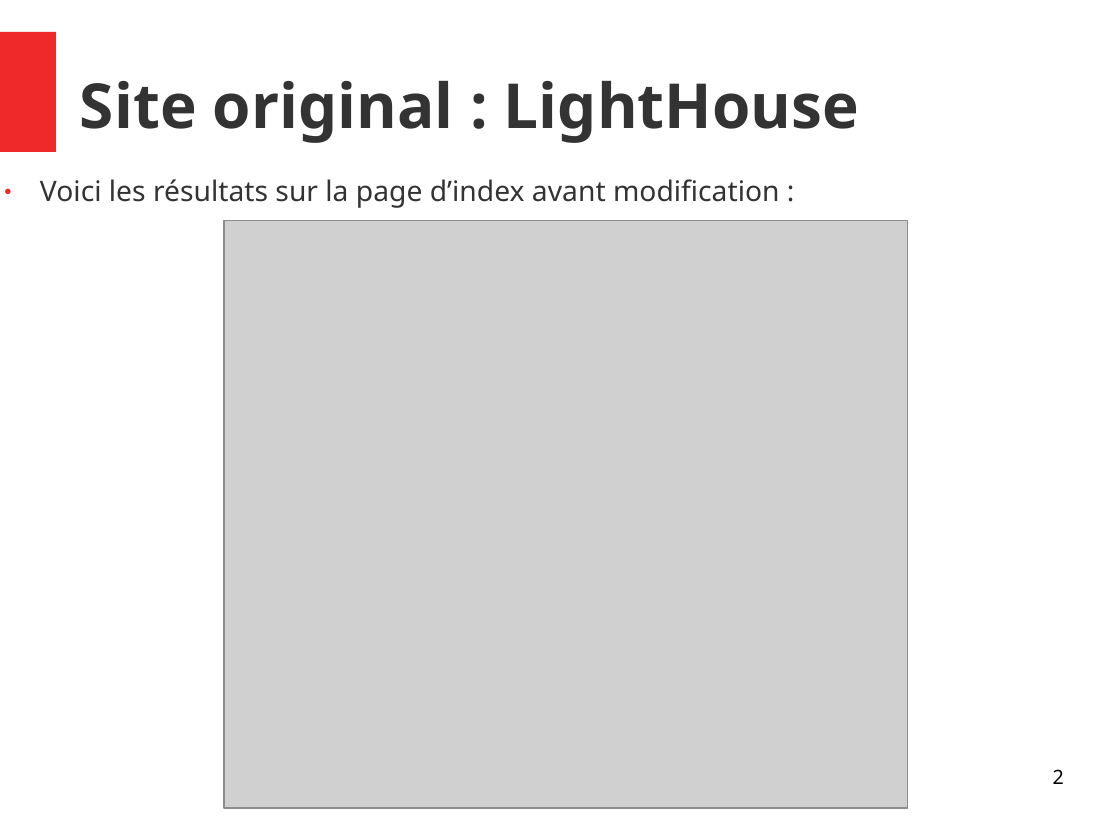
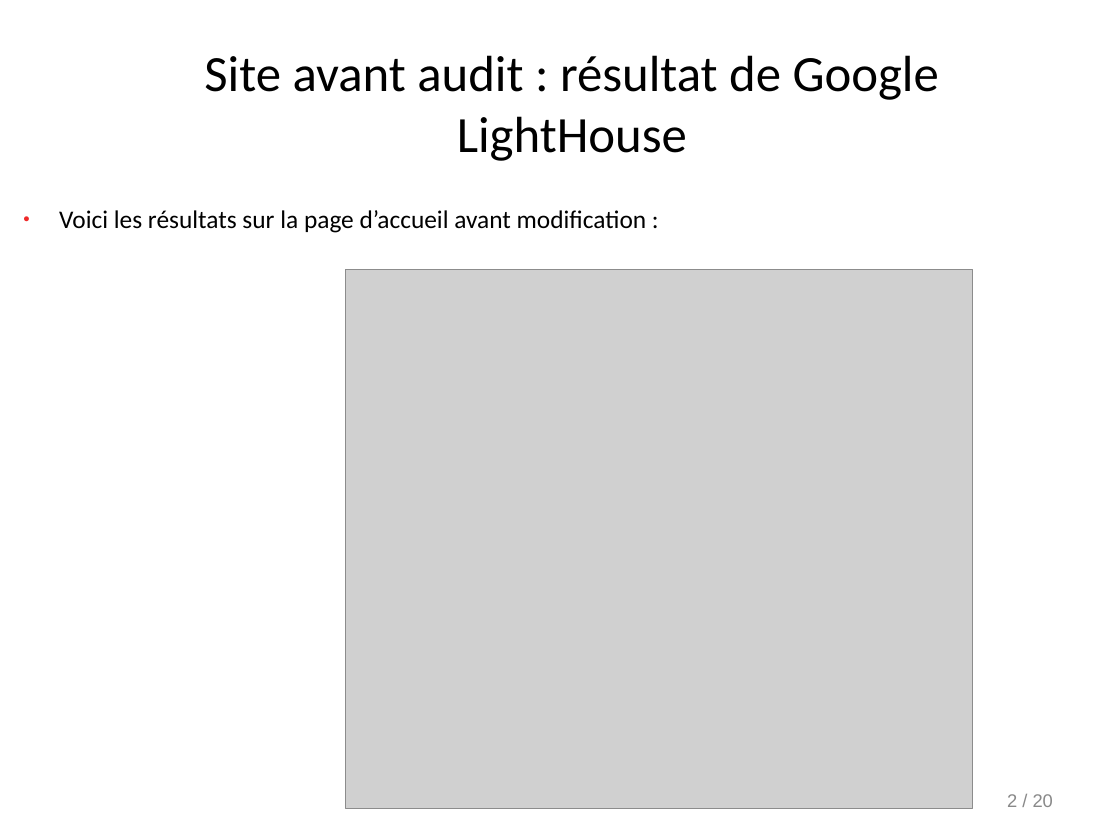
Before and after one commit to Doppler123/OPC_P4_La_Panthere, a slide deck: slide 2 of audit/Rapport.odp. Drawn at 1120x840 pixels with LibreOffice and Linux fonts; fonts in the diff are those of the drawing; grey boxes stand for pictures. Boxes give left, top, right and bottom in pixels: in the first picture for what was removed or moved away, otherwise in the second. Text is boxed around its words. In the diff, an @@ line names an element or a change of style, - is before the commit and + after.

Commit message:
improvement of the audit slides

```diff
--- a/audit/Rapport.odp
+++ b/audit/Rapport.odp
@@ rectangle removed at (x1=0, y1=32, x2=56, y2=151) @@
@@ title at (x1=204, y1=55, x2=939, y2=161): text changed; size 44 to 36 pt; font Noto Sans to Calibri; text colour #333333 to #000000; bold off @@
-Site original : LightHouse
+Site avant audit : résultat de Google LightHouse
@@ text at (x1=59, y1=210, x2=647, y2=233): text changed; size 20 to 18 pt; font Noto Sans to Calibri; text colour #333333 to #000000 @@
-● Voici les résultats sur la page d’index avant modification :
+● Voici les résultats sur la page d’accueil avant modification :
@@ picture resized from (x1=224, y1=221, x2=908, y2=808) to (x1=346, y1=269, x2=973, y2=809) @@
@@ page number at (x1=1007, y1=794, x2=1053, y2=807): vertical alignment top to middle @@
@@ page number at (x1=1007, y1=794, x2=1053, y2=807): text changed; size 14 to 13 pt; font Noto Sans to Arial; text colour #000000 to #898989 @@
-2
+2 / 20
```
Also in this commit, not shown: 19 other slides changed, 1 other file.
